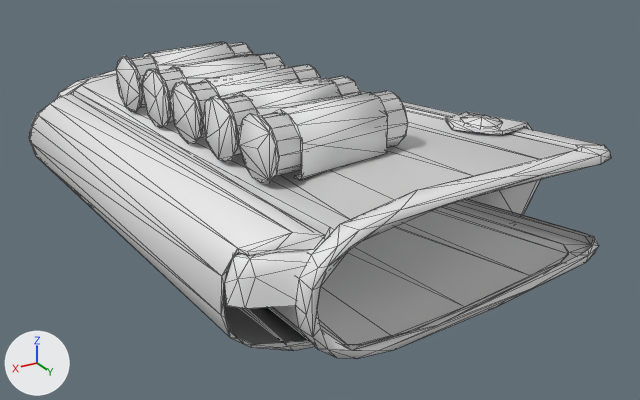
The FBX model HFO/Contents/mods/HayesFirearmsExtension/media/models_X/weapons/parts/ShellHolder.fbx as it was, and as the next commit left it.
Rendered twice from a camera (50 mm lens) standing at (0.000553, 0.001529, 0.000737) and looking at (-0.00027, 0.000158, 0.000051). The lights are fixed; the arrows at lower left show +X, +Y and +Z. Mesh edges are drawn as thin lines. Where no turn or scale is listed for an object, it has been applied to the vertices.

Objects in the first picture: 'ShellHolder'.
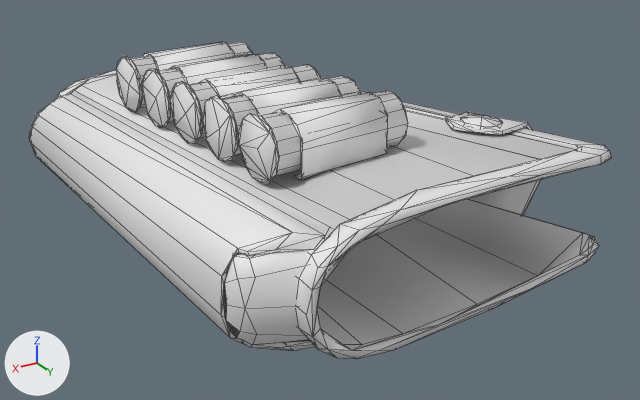
Pixel boxes [x1, y1, x2, y2] of what changed, in the pictures (640 x 400 px):
part 1 of me_wraithmesh00_004, built on: before [245, 250, 308, 308]; after [226, 250, 309, 345]

The change, as a diff of the scene's bpy script:
```diff
--- a/HFO/Contents/mods/HayesFirearmsExtension/media/models_X/weapons/parts/ShellHolder.fbx.py
+++ b/HFO/Contents/mods/HayesFirearmsExtension/media/models_X/weapons/parts/ShellHolder.fbx.py
@@ me_wraithmesh00_004 @@
 # used by ob_shellholder; location = (0.0, 0.0, 0.0)
-me_wraithmesh00_004.from_pydata(...)  # 864 vertices, 1548 faces; spans x -0.000683..0.000168, y -0.000423..0.000618, z -0.000008..0.000323
+me_wraithmesh00_004.from_pydata(...)  # 871 vertices, 1303 faces; spans x -0.000683..0.000168, y -0.000423..0.000618, z -0.000008..0.000323
+# me_wraithmesh00_004 part 1: 2 vertices removed from x -0.000009..0.000014, y 0.000589..0.000592, z 0.000114..0.000173; 9 vertices added at x -0.000022..0.000106, y 0.000523..0.000592, z 0.000034..0.000173
```
